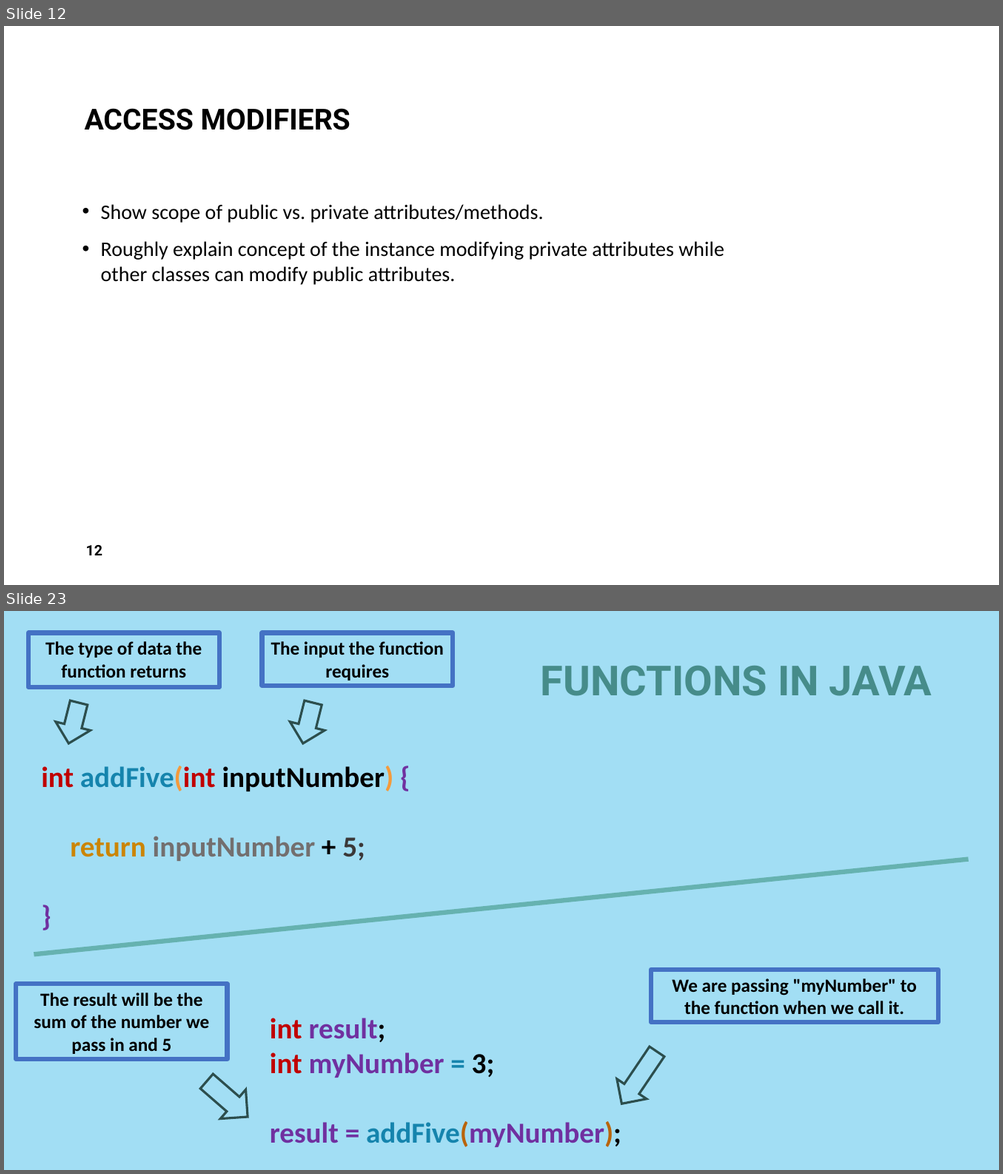
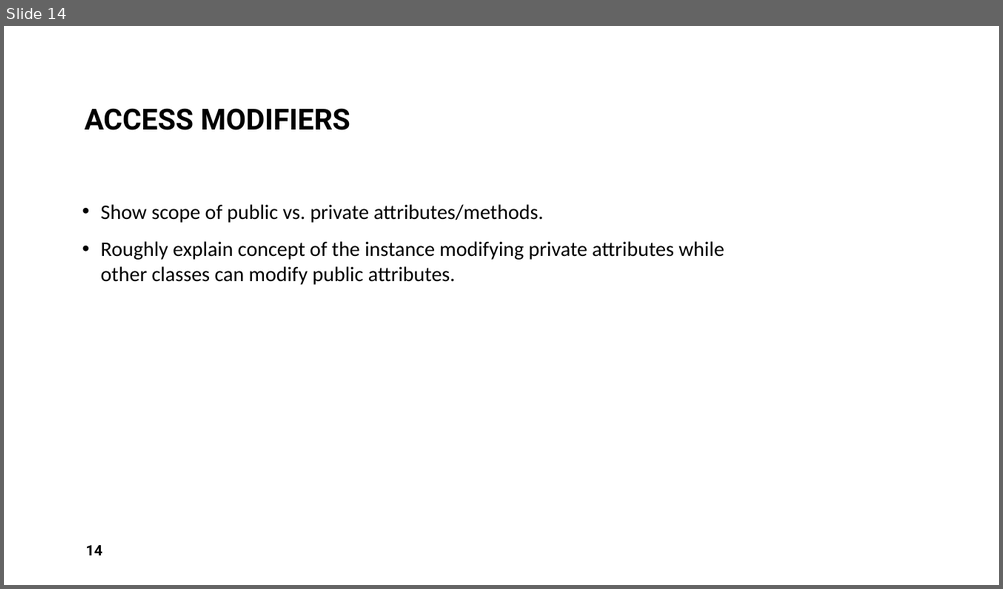
Before and after one commit to AlmightyHairball/RobotJavaClass2024, a slide deck: Presentation/Part-2.pptx. Shown one above the other, each under a label of ours: slides 12 and 23 before the commit, slide 14 after it; the slides between them are not shown. The pictures are 1003x1174 and 1003x589 pixels, drawn with LibreOffice and Linux fonts; fonts in the diff are those of the drawing; background and template pictures are left out. Boxes give left, top, right and bottom in pixels: in the first picture for what was removed or moved away, otherwise in the second. Text is boxed around its words. In the diff, an @@ line names an element or a change of style, - is before the commit and + after.

```diff
--- a/Presentation/Part-2.pptx
+++ b/Presentation/Part-2.pptx
@@ slide 23 removed at box(4, 611, 999, 1170), background #A2DEF4 @@
@@ rectangle removed at box(28, 632, 219, 687) @@
-The type of data the function returns
@@ rectangle removed at box(262, 632, 453, 686) @@
-The input the function requires
@@ title removed at box(540, 666, 931, 696) @@
-FUNCTIONS IN JAVA
@@ down arrow removed at box(51, 698, 96, 747) @@
@@ down arrow removed at box(286, 698, 331, 747) @@
@@ text removed at box(41, 766, 394, 861) @@
-int addFive(int inputNumber) {
-return inputNumber + 5;
-}
@@ line removed from (34, 955) to (968, 860) @@
@@ rectangle removed at box(16, 984, 227, 1059) @@
-The result will be the sum of the number we pass in and 5
@@ rectangle removed at box(651, 970, 938, 1023) @@
-We are passing "myNumber" to the function when we call it.
@@ text removed at box(270, 1018, 621, 1147) @@
-int result;
-int myNumber = 3;
-result = addFive(myNumber);
@@ down arrow removed at box(606, 1042, 671, 1114) @@
@@ down arrow removed at box(193, 1067, 260, 1132) @@
@@ what was slide 12 is now slide 14 @@
@@ page number at box(86, 545, 102, 556): text changed @@
-12
+14
```
Also in this commit, not shown: 1 slide changed, 2 slides added, 12 other slides removed, 1 other file.
